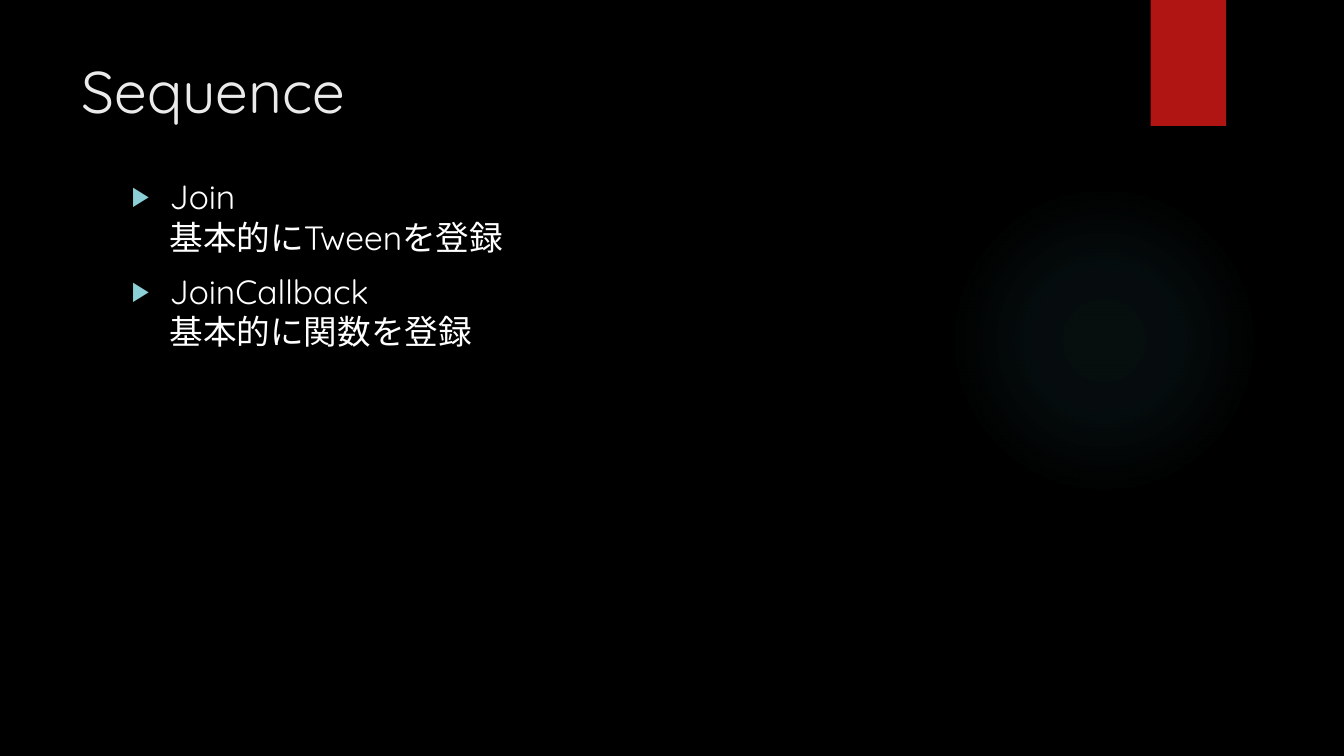
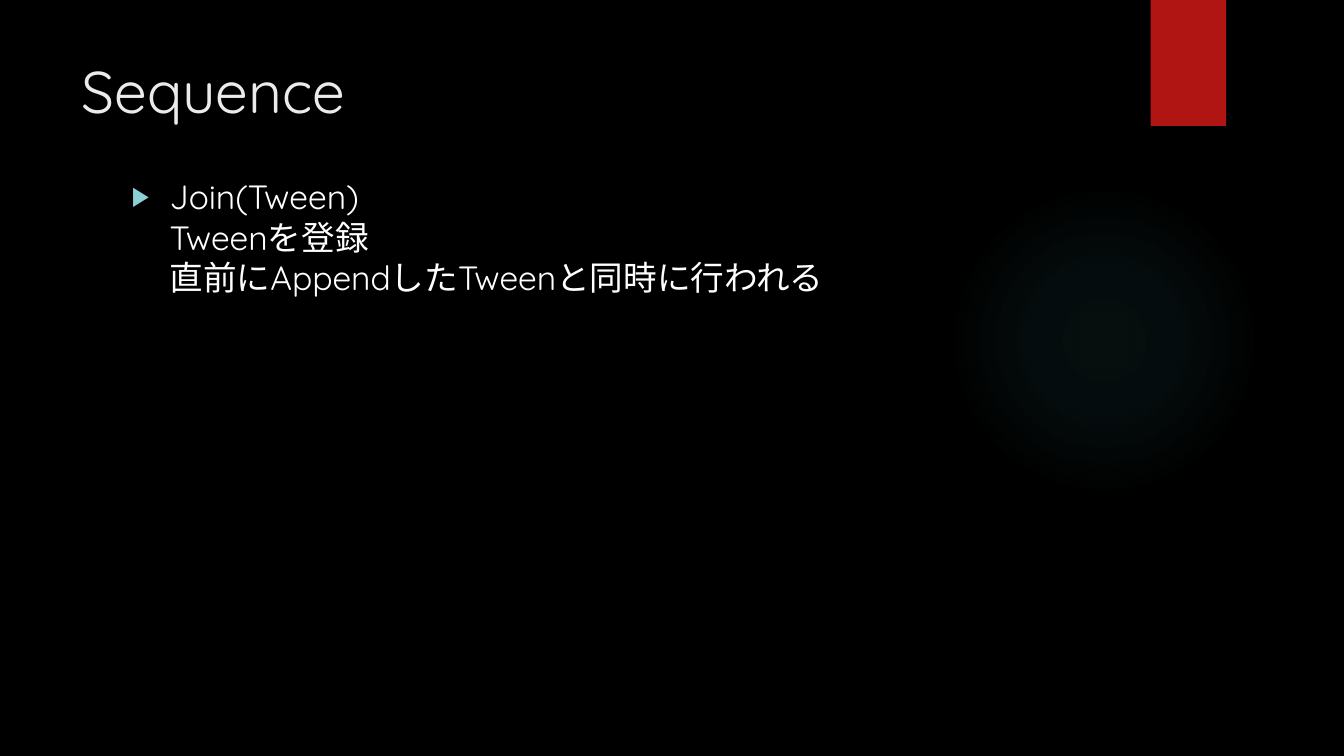
Before and after one commit to hopesnow/Study, a slide deck: slide 13 of RHStudy/Documents/プレゼンテーション1.pptx (slide 12 before the commit). Drawn at 1344x756 pixels with LibreOffice and Linux fonts; fonts in the diff are those of the drawing; background and template pictures are left out. Boxes give left, top, right and bottom in pixels: in the first picture for what was removed or moved away, otherwise in the second. Text is boxed around its words. In the diff, an @@ line names an element or a change of style, - is before the commit and + after.

```diff
--- a/RHStudy/Documents/プレゼンテーション1.pptx
+++ b/RHStudy/Documents/プレゼンテーション1.pptx
@@ text at <box>170,185,824,297</box>: text changed @@
-▶ Join
-  基本的にTweenを登録
-▶ JoinCallback
-  基本的に関数を登録
+▶ Join(Tween)
+  Tweenを登録
+  直前にAppendしたTweenと同時に行われる
```
Also in this commit, not shown: 2 other slides changed, 1 other file.
